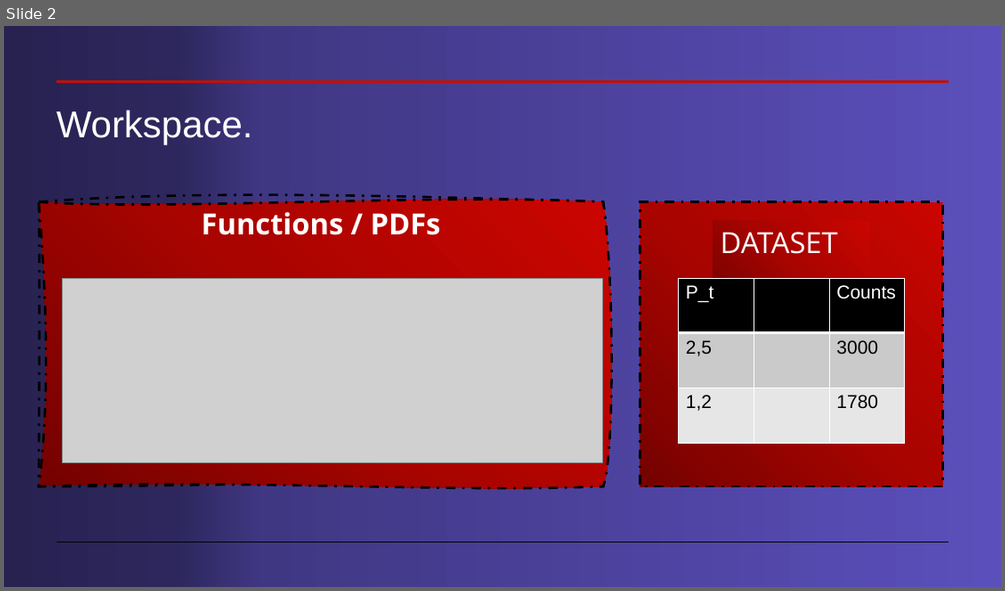
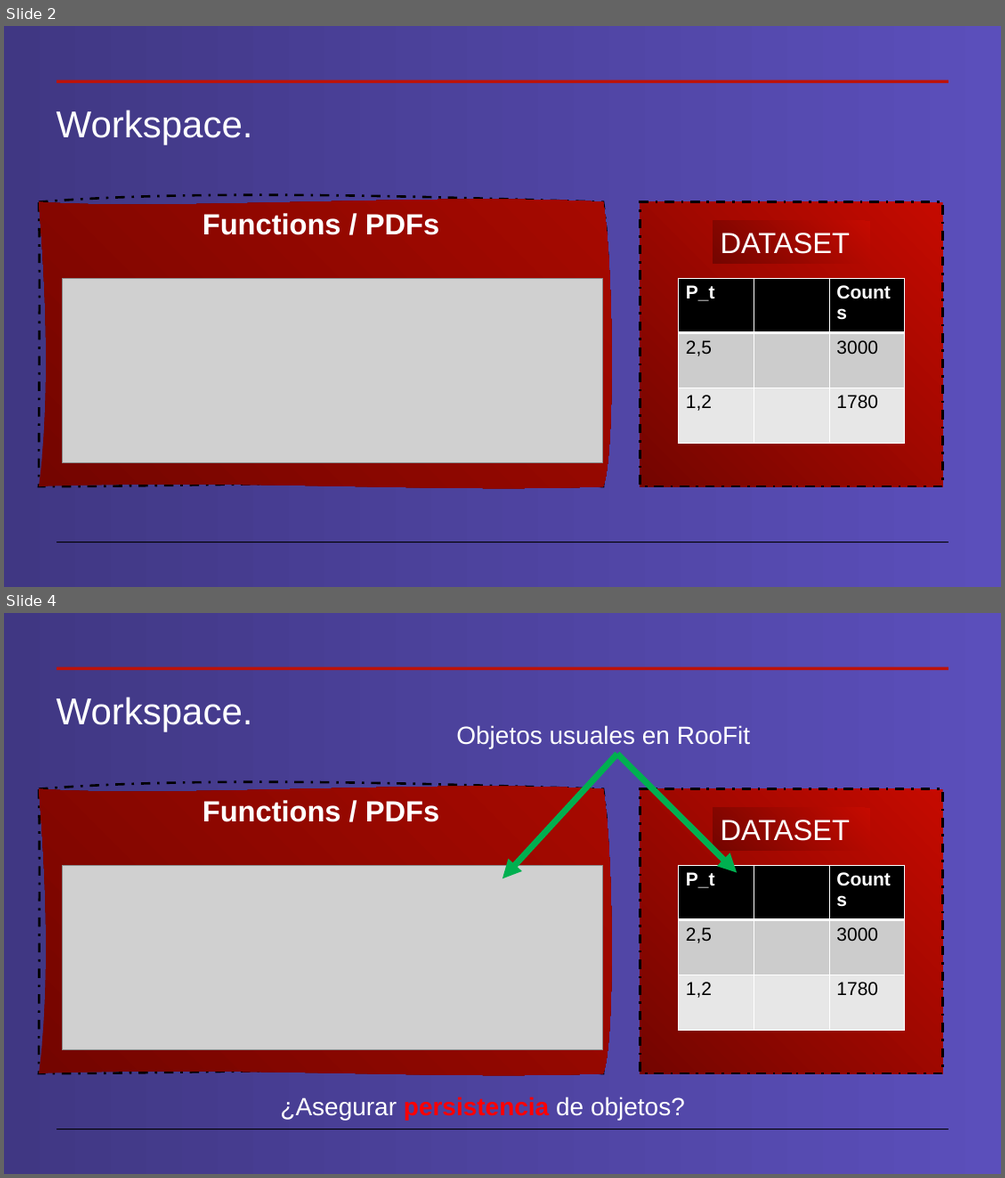
Before and after one commit to cdavidgutierrez/ProyectoFinal_CERN_ROOT, a slide deck: Workspaces en root.pptx. Shown one above the other, each under a label of ours: slide 2 before the commit, slides 2 and 4 after it; the slides between them are not shown. The pictures are 1005x591 and 1005x1178 pixels, drawn with LibreOffice and Linux fonts; fonts in the diff are those of the drawing; grey boxes stand for pictures. Boxes give left, top, right and bottom in pixels: in the first picture for what was removed or moved away, otherwise in the second. Text is boxed around its words. In the diff, an @@ line names an element or a change of style, - is before the commit and + after.

```diff
--- a/Workspaces en root.pptx
+++ b/Workspaces en root.pptx
@@ slide 4 added at <box>4,613,1001,1174</box>, background gradient #5B4FBB to #403783; not listed: 2 template elements that a slide beside it also shows @@
@@ title added at <box>57,697,253,732</box>, 36 pt, text #FFFFFF @@
+Workspace.
@@ text added at <box>456,725,750,748</box>, 24 pt, text #FFFFFF @@
+Objetos usuales en RooFit
@@ freeform shape added at <box>502,754,618,878</box>, outline #00B050 6 pt @@
@@ freeform shape added at <box>617,754,736,873</box>, outline #00B050 6 pt @@
@@ freeform shape added at <box>39,788,603,1073</box>, fill gradient #740500 to #A60900, outline #000000 2.25 pt dashed, 28 pt, text #FFFFFF, bold @@
+Functions / PDFs
@@ rectangle added at <box>640,788,943,1073</box>, fill gradient #C50A00 to #740500, outline #000000 2.25 pt dashed @@
@@ rectangle added at <box>713,807,870,850</box>, fill gradient #C50A00 to #740500, 28 pt, text #FFFFFF @@
+DATASET
@@ picture added at <box>63,865,603,1050</box> @@
@@ table added at <box>679,865,905,1030</box>, 3 rows, 3 columns @@
+P_t |  | Counts
+2,5 |  | 3000
+1,2 |  | 1780
@@ text added at <box>280,1096,685,1119</box>, 24 pt, text #FFFFFF @@
+¿Asegurar persistencia de objetos?
@@ slide 2 changed as well @@
@@ background gradient #5B4FBB to #403783 to #2D275D to #282251 to gradient #5B4FBB to #403783 @@
@@ freeform shape "Functions / PDFs" at <box>39,201,603,486</box>: font Open Sans to Arial; fill gradient #740200 to #A90400 to #CA0500 to gradient #740500 to #A60900; outline redrawn @@
@@ rectangle at <box>640,201,943,486</box>: fill gradient #740200 to #A90400 to #CA0500 to gradient #C50A00 to #740500 @@
@@ rectangle "DATASET": place and size @@
-rectangle "DATASET" at <box>713,220,870,300</box>
+rectangle "DATASET" at <box>713,220,870,263</box>
@@ rectangle "DATASET" at <box>713,220,870,263</box>: font Open Sans to Arial; fill gradient #740200 to #A90400 to #CA0500 to gradient #C50A00 to #740500 @@
@@ table at <box>679,278,905,443</box> @@
@@ fill #CACACA to #CCCCCC in row 2 @@
@@ fill #E6E6E6 to #E7E7E7 in row 3 @@
@@ borders changed @@
```
Also in this commit, not shown: 18 other slides changed, 7 other slides added, 11 slides removed.
